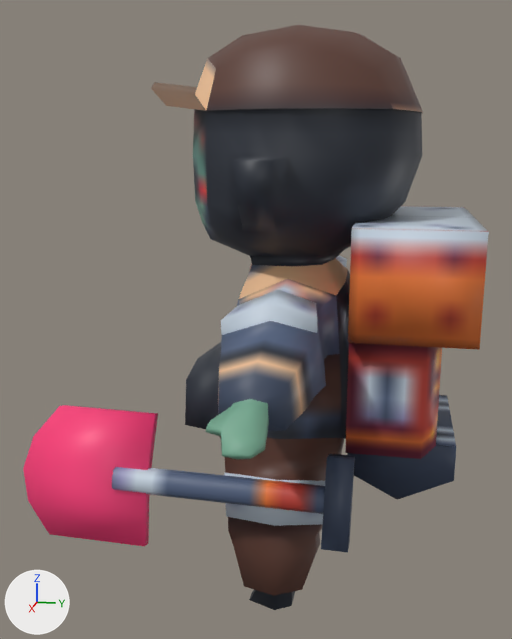
The FBX model Assets/Resources/Models/player.fbx, before and after one commit.
Rendered twice from a 50 mm camera at (8.82, 1.17, 5.49) aimed at (0.36, -0.52, 3.37). Arrows for +X, +Y and +Z are at lower left; the lights stay in place. Where no turn or scale is listed for an object, it has been applied to the vertices.

Objects in the first picture: 'player', 'shovel'.
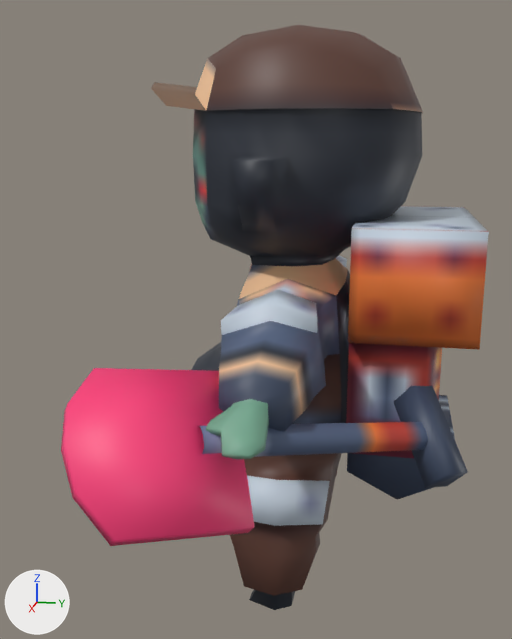
Changed parts and their boxes [x1, y1, x2, y2] in the pictures (512 x 639 px):
'shovel', moved, turned: before [23, 405, 355, 552]; after [61, 368, 468, 546]

The edits, one by one:
Object 'shovel' (ob_shovel) moves from (1.7, -0.05, 1.96) to (2.04, 1.02, 2.96).
Object 'shovel' (ob_shovel) turns from (0, 4.6, -180) to (11, 35, -136) degrees about x, y and z.
